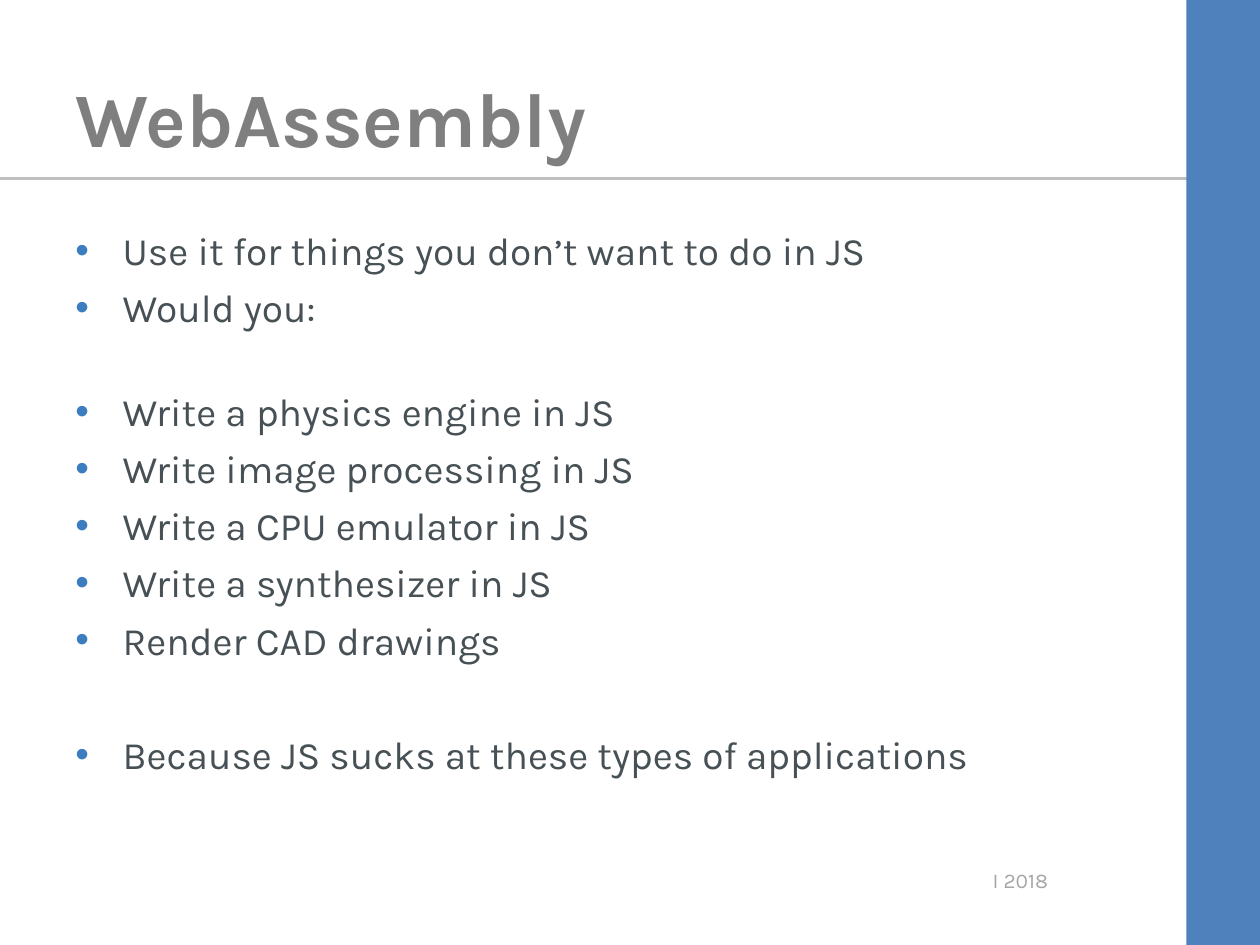
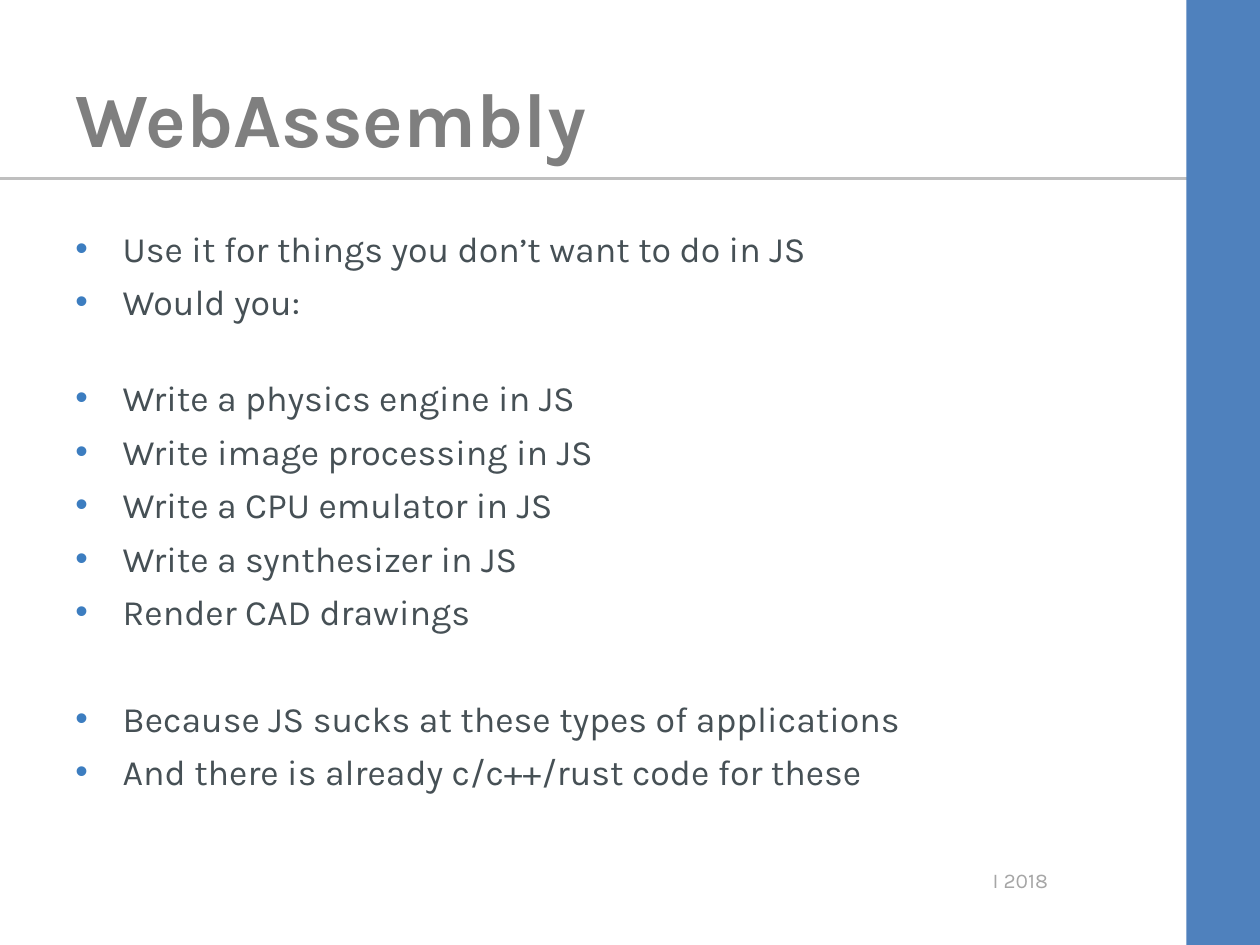
Before and after one commit to kimtuck/WebAssembly, a slide deck: slide 7 of webassembly.ppt (slide 6 before the commit). Drawn at 1260x945 pixels with LibreOffice and Linux fonts; fonts in the diff are those of the drawing; background and template pictures are left out. Boxes give left, top, right and bottom in pixels: in the first picture for what was removed or moved away, otherwise in the second. Text is boxed around its words. In the diff, an @@ line names an element or a change of style, - is before the commit and + after.

```diff
--- a/webassembly.ppt
+++ b/webassembly.ppt
@@ text at (123, 237, 900, 741): size 22.2 to 20.4 pt in "Use it for things you don’t want ...", "Would you:", "Write a physics engine in JS", "Write image processing in JS" and 4 more places @@
@@ text at (123, 759, 861, 794): paragraph added @@
+• And there is already c/c++/rust code for these
```
Also in this commit, not shown: 4 other slides changed, 7 slides added, 7 slides removed, 3 other files.
